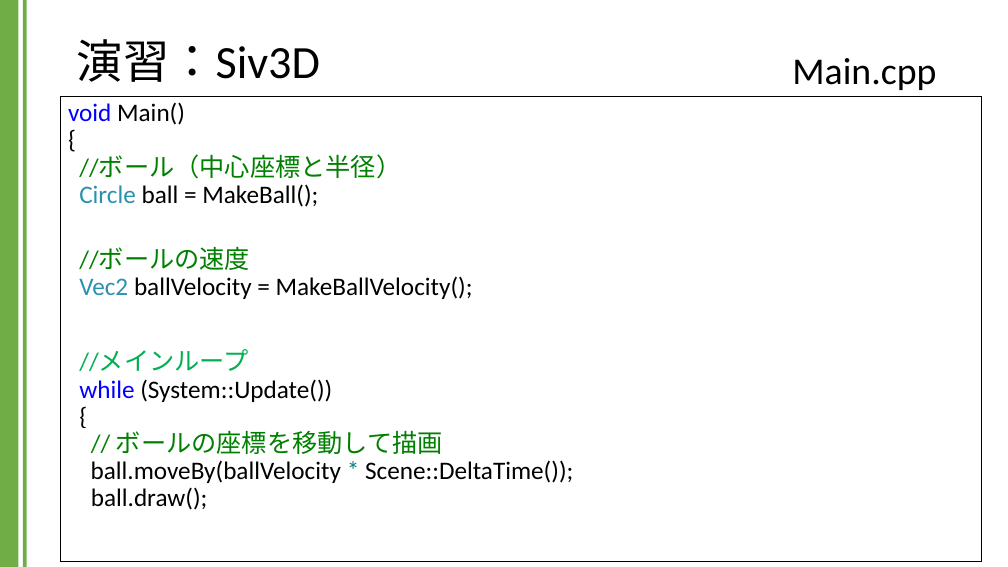
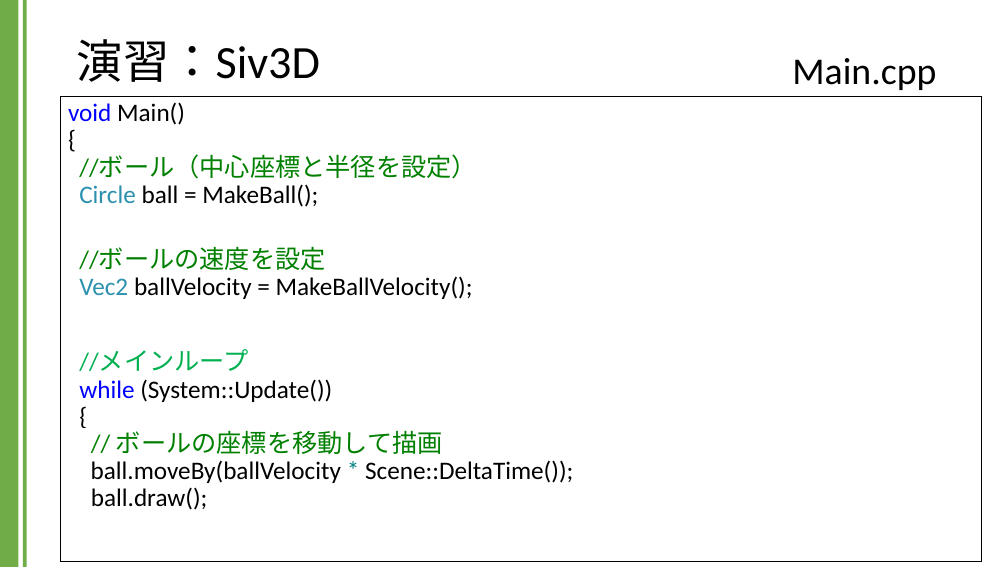
Before and after one commit to kic-murata/cpp2024, a slide deck: slide 26 of 授業資料/演習課題：Siv3D.pptx (slide 21 before the commit). Drawn at 1008x567 pixels with LibreOffice and Linux fonts; fonts in the diff are those of the drawing; background and template pictures are left out. Boxes give left, top, right and bottom in pixels: in the first picture for what was removed or moved away, otherwise in the second. Text is boxed around its words. In the diff, an @@ line names an element or a change of style, - is before the commit and + after.

```diff
--- a/授業資料/演習課題：Siv3D.pptx
+++ b/授業資料/演習課題：Siv3D.pptx
@@ text in rectangle at box(68, 102, 476, 299): text changed @@
-void Main()
-{
-//ボール（中心座標と半径）
-Circle ball = MakeBall();
-//ボールの速度
-Vec2 ballVelocity = MakeBallVelocity();
+void Main()
+{
+//ボール（中心座標と半径を設定）
+Circle ball = MakeBall();
+//ボールの速度を設定
+Vec2 ballVelocity = MakeBallVelocity();
```
Also in this commit, not shown: 13 other slides changed, 7 slides added.
